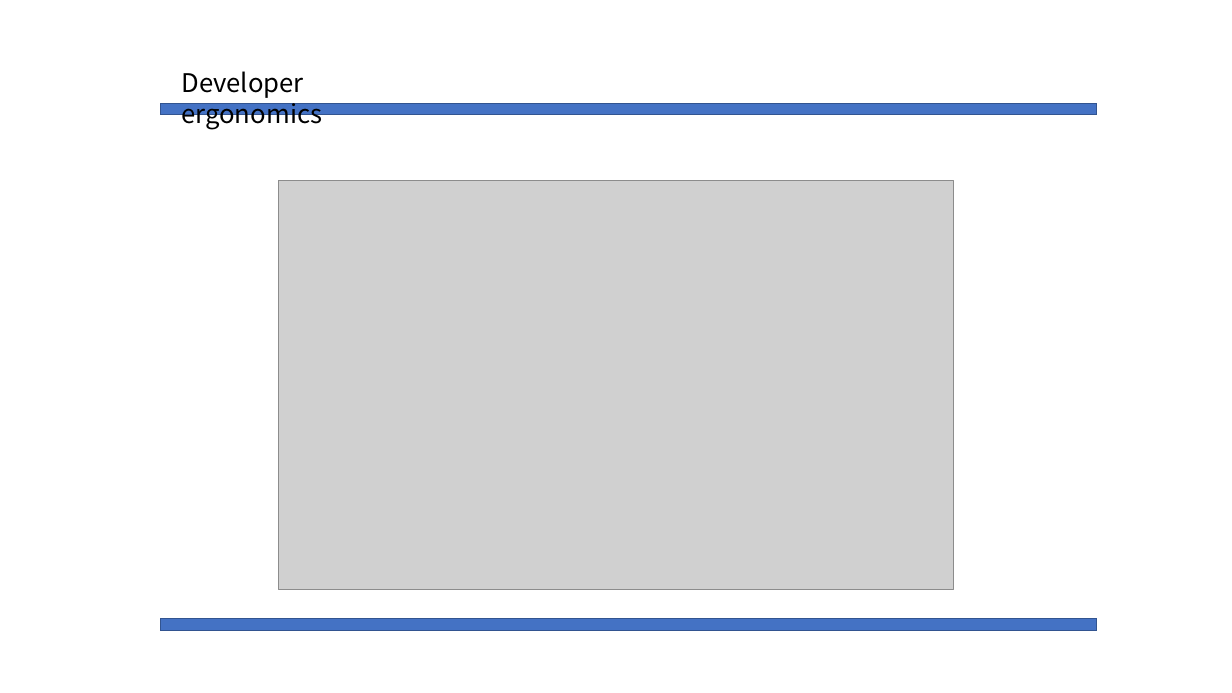
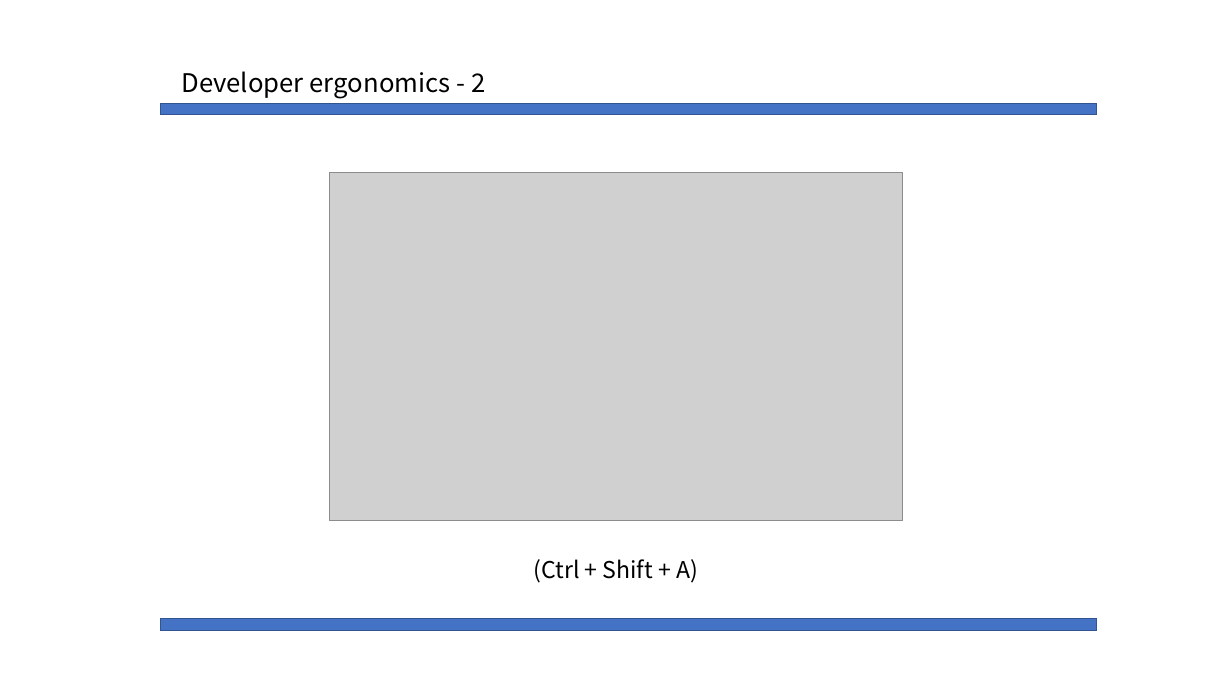
Before and after one commit to Mikusnuz/MyPractice, a slide deck: slide 7 of Study/IntelliJ.pptx. Drawn at 1232x693 pixels with LibreOffice and Linux fonts; fonts in the diff are those of the drawing; grey boxes stand for pictures. Boxes give left, top, right and bottom in pixels: in the first picture for what was removed or moved away, otherwise in the second. Text is boxed around its words. In the diff, an @@ line names an element or a change of style, - is before the commit and + after.

```diff
--- a/Study/IntelliJ.pptx
+++ b/Study/IntelliJ.pptx
@@ text at (181,71,485,99): text changed @@
-Developer ergonomics
+Developer ergonomics - 2
@@ picture: place and size @@
-picture at (279,180,954,590)
+picture at (330,173,903,520)
@@ text added at (534,559,698,583), 18 pt, text #000000 @@
+(Ctrl + Shift + A)
```
Also in this commit, not shown: 6 other slides changed, 2 other files.
